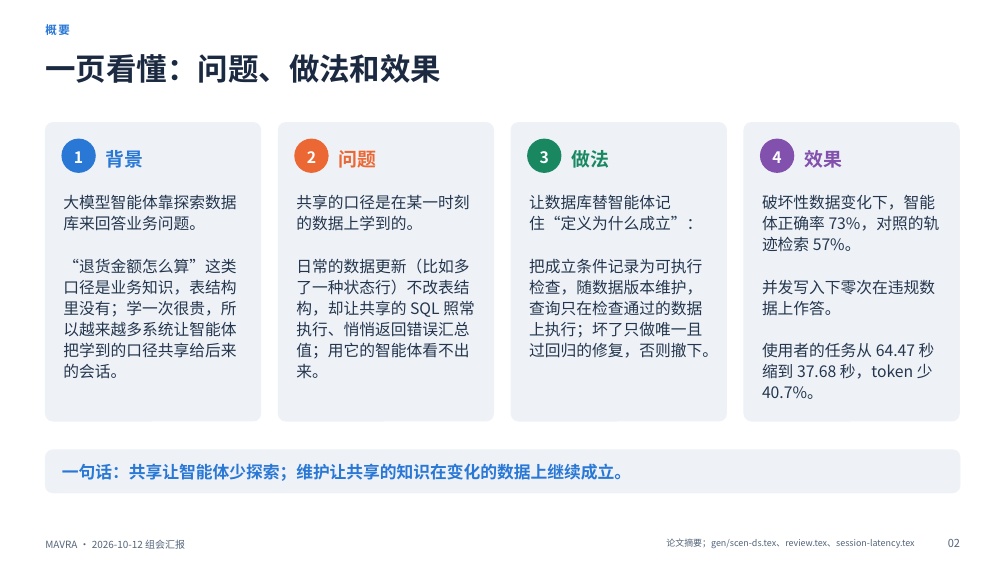
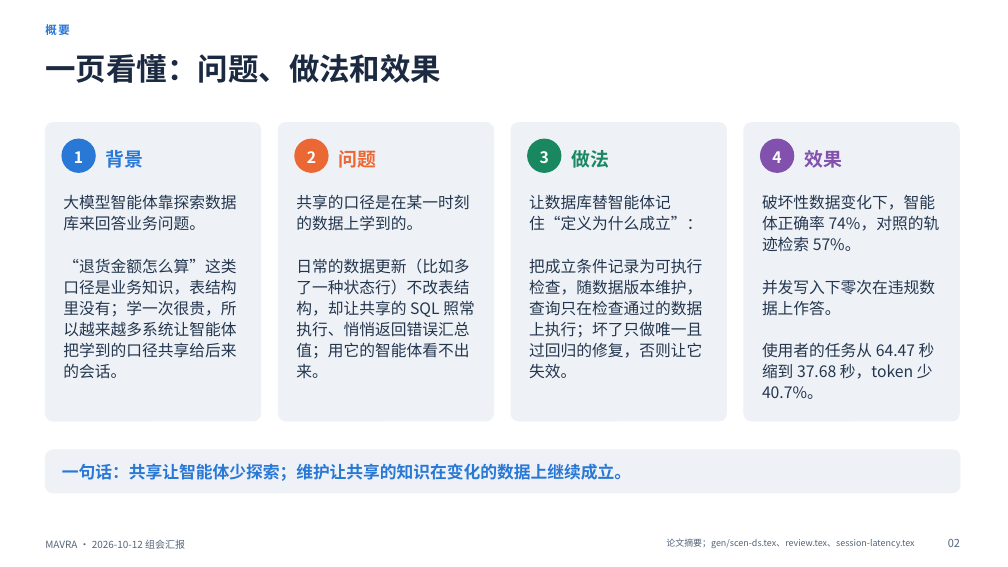
Before and after one commit to mmmttt000045/agent4db-adapter, a slide deck: slide 2 of docs/mavra-report-2026-10-12.pptx. Drawn at 1008x567 pixels with LibreOffice and Linux fonts; fonts in the diff are those of the drawing. Boxes give left, top, right and bottom in pixels: in the first picture for what was removed or moved away, otherwise in the second. Text is boxed around its words. In the diff, an @@ line names an element or a change of style, - is before the commit and + after.

```diff
--- a/docs/mavra-report-2026-10-12.pptx
+++ b/docs/mavra-report-2026-10-12.pptx
@@ text at (x1=762, y1=194, x2=940, y2=251): text changed @@
-破坏性数据变化下，智能体正确率 73%，对照的轨迹检索 57%。
+破坏性数据变化下，智能体正确率 74%，对照的轨迹检索 57%。
@@ text at (x1=529, y1=258, x2=702, y2=378): text changed @@
-把成立条件记录为可执行检查，随数据版本维护，查询只在检查通过的数据上执行；坏了只做唯一且过回归的修复，否则撤下。
+把成立条件记录为可执行检查，随数据版本维护，查询只在检查通过的数据上执行；坏了只做唯一且过回归的修复，否则让它失效。
```
Also in this commit, not shown: 22 other slides changed, 2 other files.
